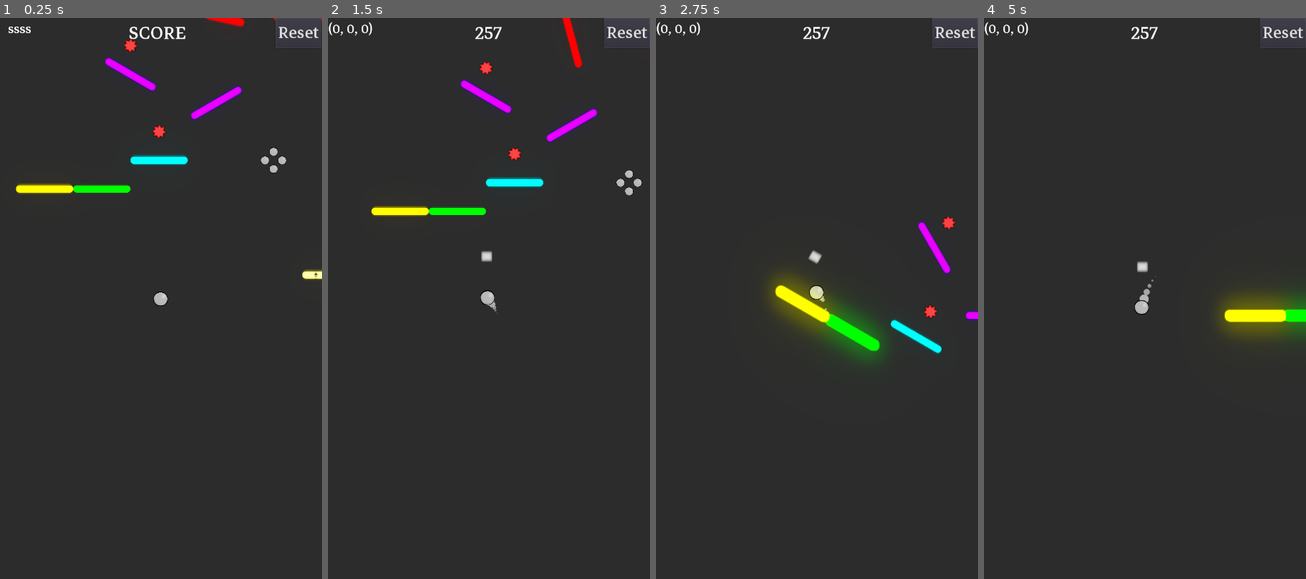
Above: before the commit, frames 1-4 (left to right).
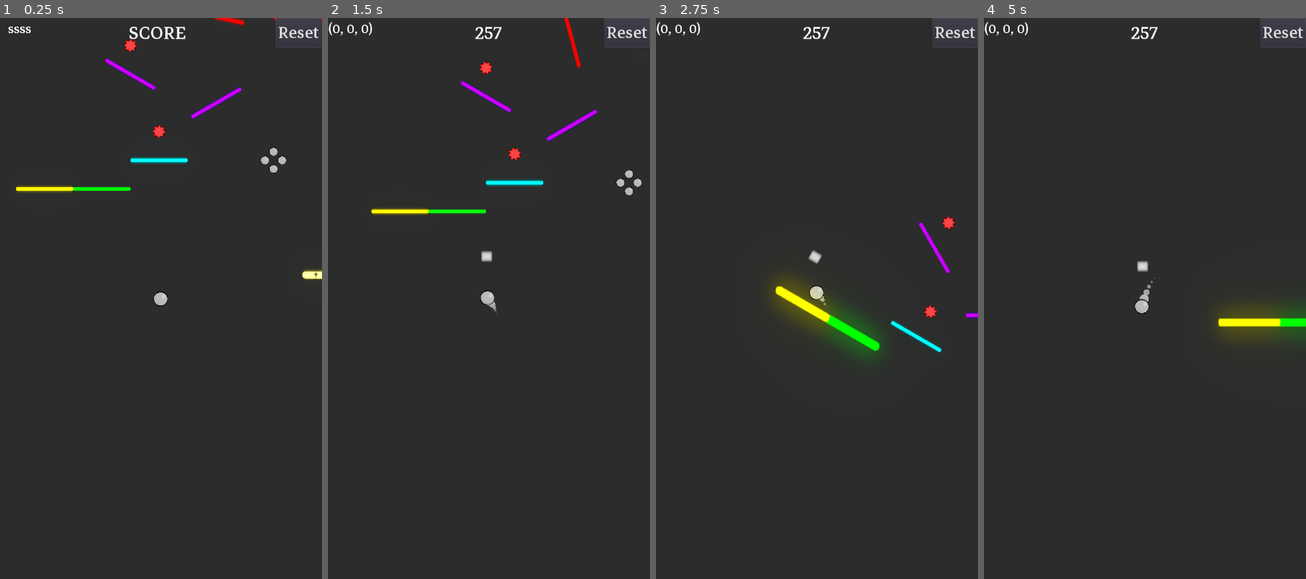
Above: after the commit, the same moments.

Repository: dolorismachina/Pivot
Game: Godot game, scene res://Scenes/Main/Main.tscn
Two runs of this game, one before a commit and one after it. Both use one fixed random seed, a clock stepped at 60 frames per second and the inputs below. The engine's default icon, where the game draws it, is replaced by a stand-in: a white triangle on a blue panel in a dark square.
Inputs (mouse positions are in pixels of both pictures, inside the frame that each line leads up to):
- Up to frame 1 (0.25 s): no input
- Up to frame 2 (1.5 s): move the mouse to (559, 276) at 0.52 s; hold Right (ui_right) 0.53-1.28 s; hold Space (space) 0.53-1.28 s; click (559, 276) at 0.67 s; move the mouse to (424, 332) at 1.27 s; hold Left (ui_left) from 1.28 s (still down); tap Space (space) at 1.35 s
- Up to frame 3 (2.75 s): move the mouse to (849, 180) at 2.02 s; release Left (ui_left) at 2.03 s; hold Right (ui_right) from 2.03 s (still down); hold Space (space) from 2.03 s (still down)
- Up to frame 4 (5 s): move the mouse to (1128, 421) at 2.77 s; release Space (space) at 2.78 s; tap Space (space) at 2.85, 4.35 s; click (1128, 421) at 2.92 s; move the mouse to (1241, 388) at 3.52 s; release Right (ui_right) at 3.53 s; hold Space (space) 3.53-4.28 s; hold Left (ui_left) from 3.53 s (still down); move the mouse to (1048, 219) at 4.27 s

The runs differ from the first frame. In frame 1, 1.2% of the frame differs, in the area x 5-76%, y 0-32%; in frame 2, 1.3%, in the area x 13-84%, y 0-36%; in frame 3, 0.9%; in frame 4, 1.3%.
Error in both runs: Invalid get index 'Direction' (on base: 'null instance'). (res://Scenes/Main/Main.gd:32)

Commit message:
Change block sprite

Diff:
--- a/Scenes/Blocks/Block/Block.tscn
+++ b/Scenes/Blocks/Block/Block.tscn
@@ -13,7 +13,7 @@
 blend_mode = 1
 
 [sub_resource type="RectangleShape2D" id=3]
-extents = Vector2( 63.5345, 7.36743 )
+extents = Vector2( 63.8663, 4.22906 )
 
 [node name="Block" type="StaticBody2D"]
 input_pickable = true
Binary file changed: Scenes/Blocks/Block/block.png
